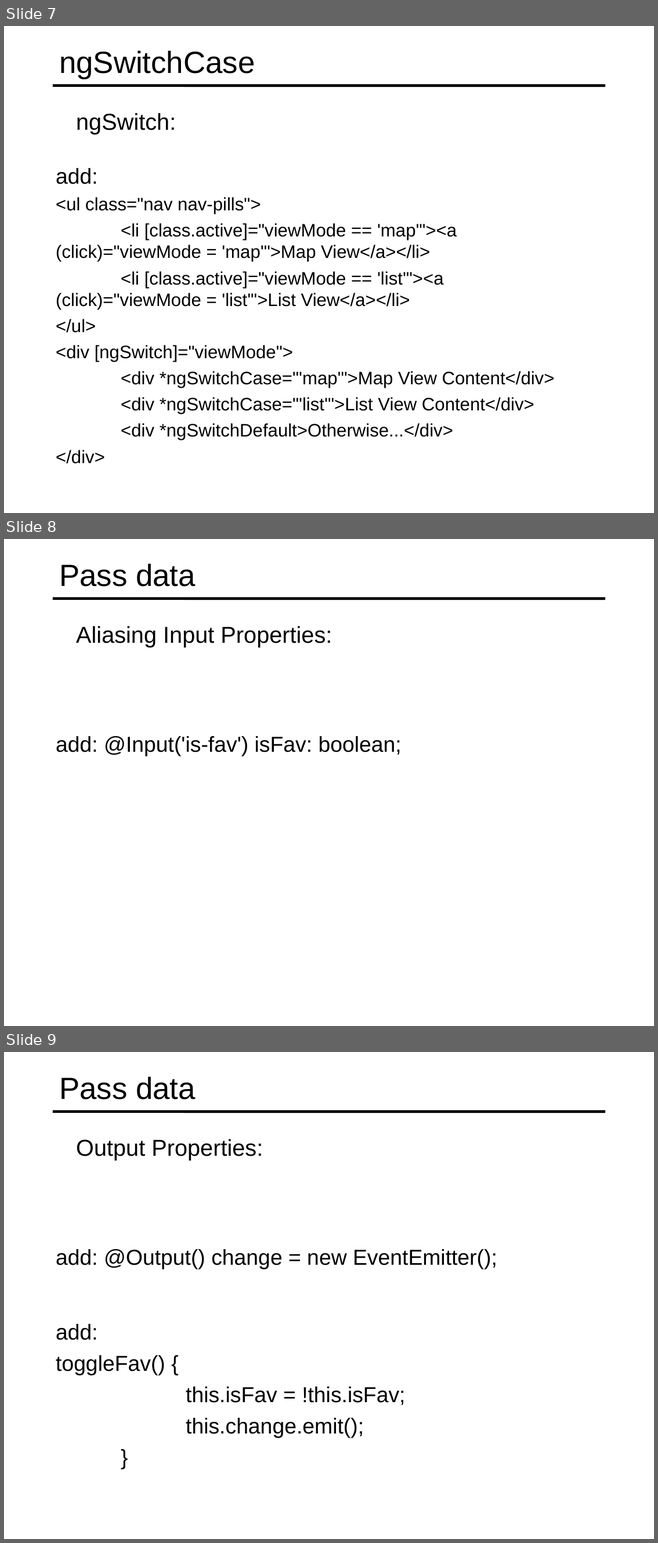
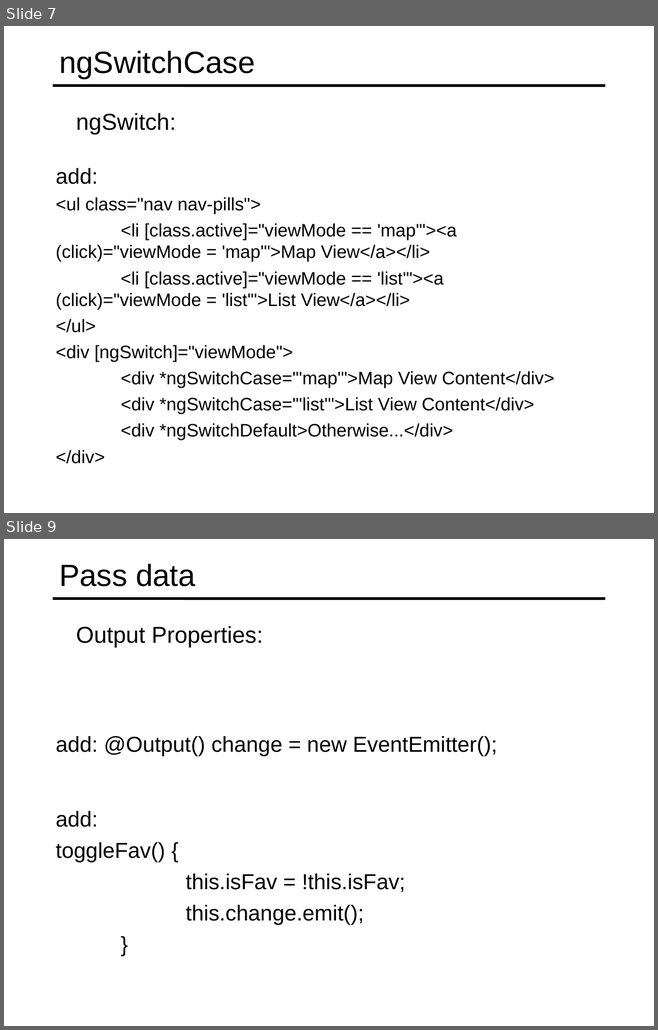
Before and after one commit to specter01wj/Jago_Link_Training, a slide deck: Angular/Angular7/Angular Advanced Course/Essentials/4.Directives/L4_Directives.ppt. Shown one above the other, each under a label of ours: slides 7, 8 and 9 before the commit, slides 7 and 9 after it; the slides between them are not shown. The pictures are 658x1543 and 658x1030 pixels, drawn with LibreOffice and Linux fonts; fonts in the diff are those of the drawing. Boxes give left, top, right and bottom in pixels: in the first picture for what was removed or moved away, otherwise in the second. Text is boxed around its words. In the diff, an @@ line names an element or a change of style, - is before the commit and + after.

```diff
--- a/Angular/Angular7/Angular Advanced Course/Essentials/4.Directives/L4_Directives.ppt
+++ b/Angular/Angular7/Angular Advanced Course/Essentials/4.Directives/L4_Directives.ppt
@@ slide 8 removed at box(4, 539, 654, 1026), background #FFFFFF; not listed: 1 template element that a slide beside it also shows @@
@@ title removed at box(59, 563, 195, 587) @@
-Pass data
@@ text removed at box(76, 626, 332, 647) @@
-  Aliasing Input Properties:
@@ text removed at box(56, 736, 401, 756) @@
-  add: @Input('is-fav') isFav: boolean;
```
Also in this commit, not shown: 1 slide added.
